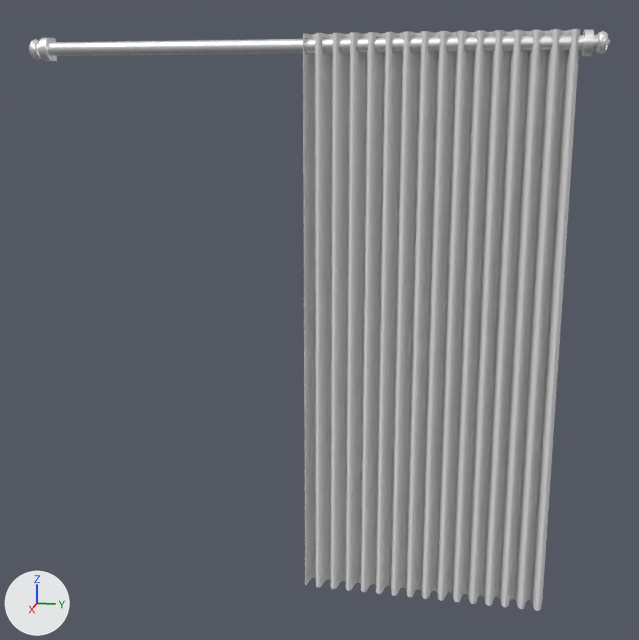
What one commit did to the glTF model static/CurtainsLeft.glb.
Camera for both pictures: a 50 mm lens placed at (68.1, 25.6, 79.5), pointed at (-49.2, 2.2, 50.1). Every picture has the same lights, and +X, +Y and +Z are marked at lower left. Where no turn or scale is listed for an object, it has been applied to the vertices.

Names of what the first picture shows: 'CurtainHolderLeft', 'Curtainseft'.
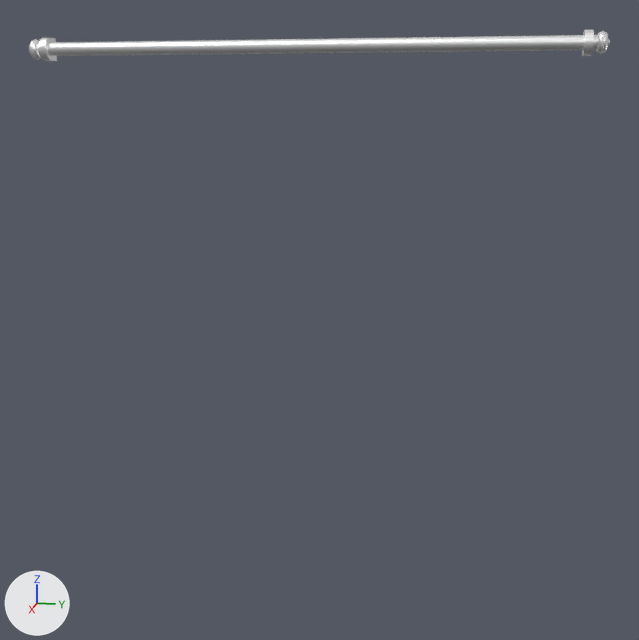
The edits, one by one:
Object 'Curtainseft' (ob_curtainseft) is deleted.

Pixel boxes (x1, y1, x2, y2) of what changed, in the pictures (639 x 640 px):
'Curtainseft', deleted
    before: (303, 29, 580, 611)
